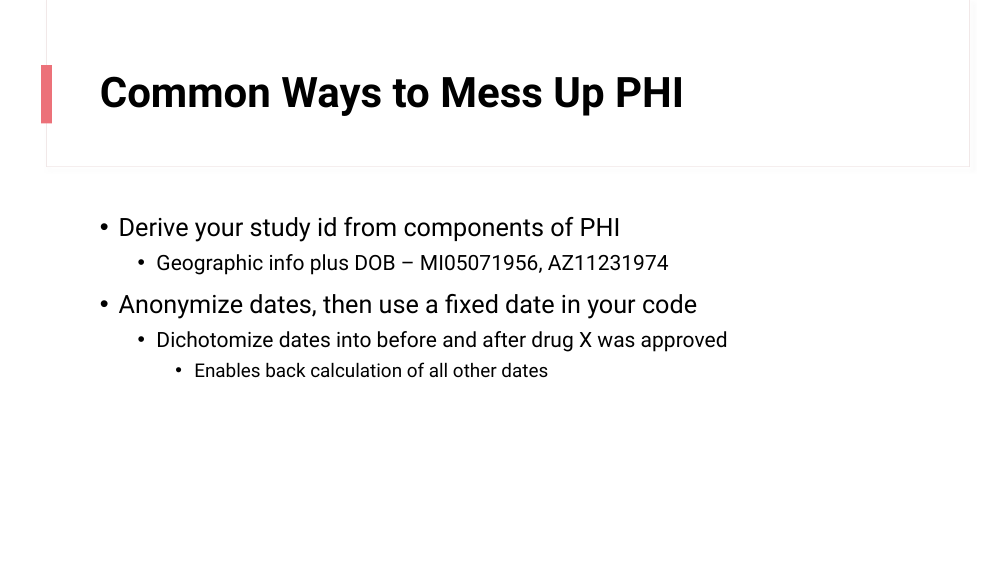
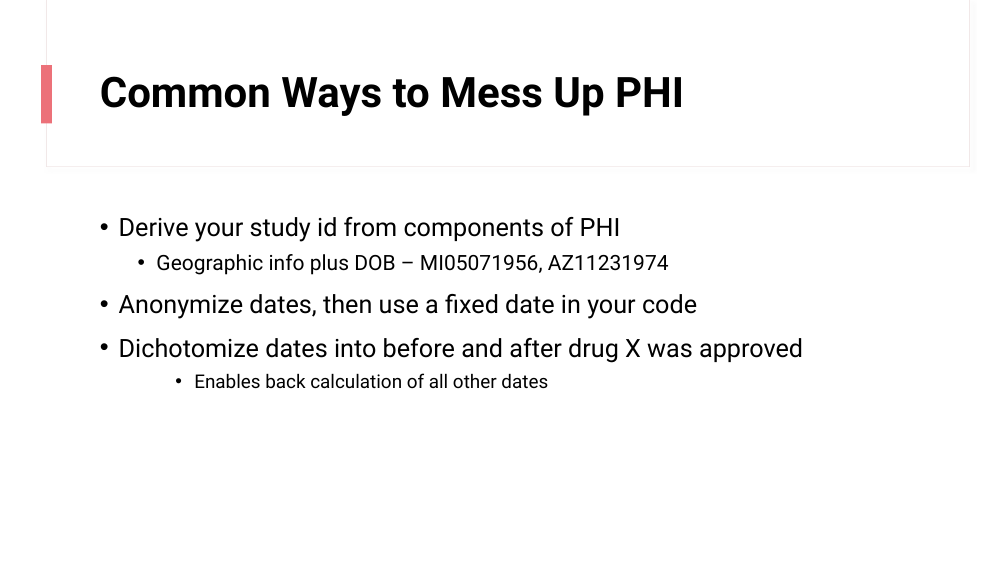
Before and after one commit to higgi13425/rmrwr-book, a slide deck: slide 15 of data/PHI_data.pptx (slide 13 before the commit). Drawn at 1008x567 pixels with LibreOffice and Linux fonts; fonts in the diff are those of the drawing. Boxes give left, top, right and bottom in pixels: in the first picture for what was removed or moved away, otherwise in the second. Text is boxed around its words. In the diff, an @@ line names an element or a change of style, - is before the commit and + after.

```diff
--- a/data/PHI_data.pptx
+++ b/data/PHI_data.pptx
@@ text at box(119, 338, 803, 363): size 20 to 24 pt in "Dichotomize dates into before and after drug ..."; list level 2 to 1 in "Dichotomize dates into before and ..." @@
```
Also in this commit, not shown: 10 other slides changed, 3 slides added, 1 other file.
